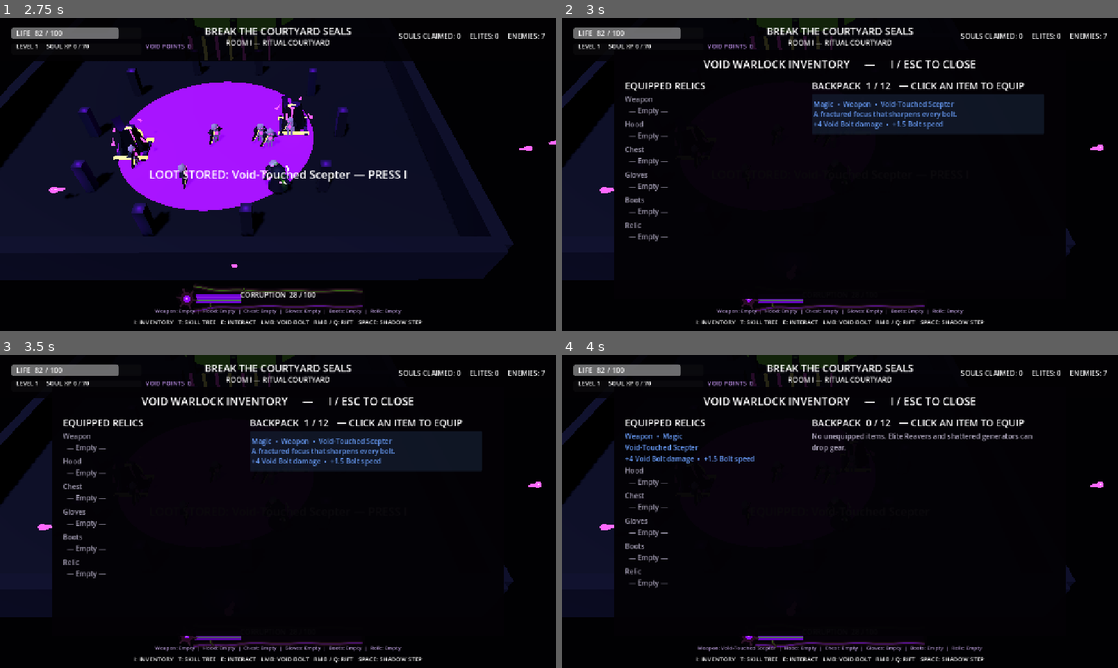
Above: before the commit, frames 1-4 (two rows, left to right).
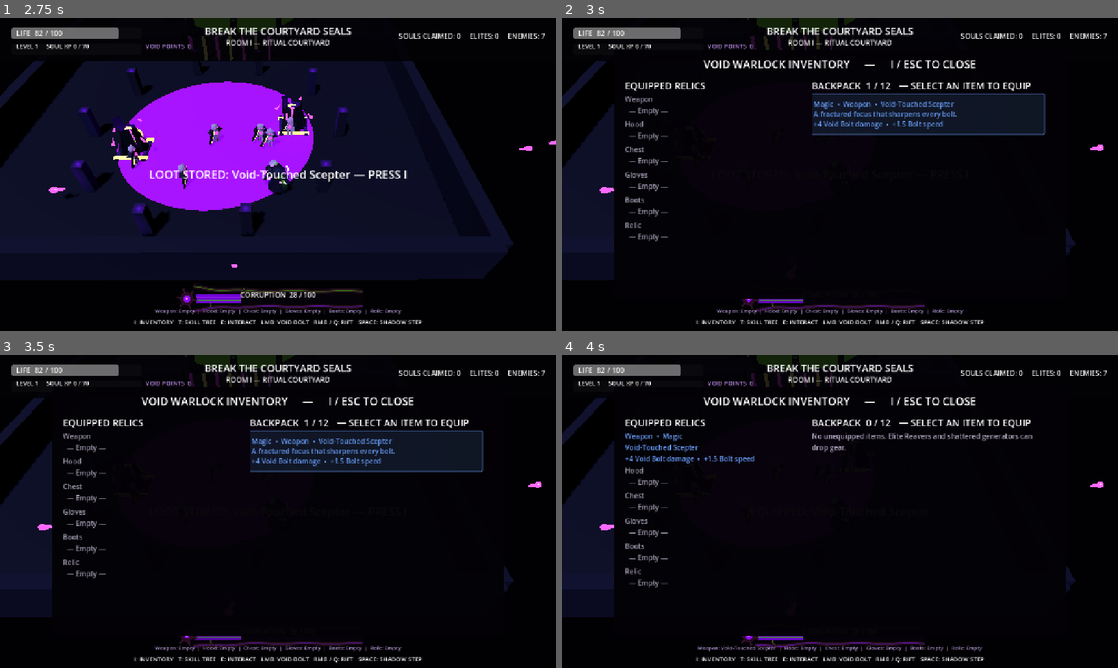
Above: after the commit, the same moments.

Repository: D3MISEarch/ABYSSFALL
Game: Godot game, scene res://main.tscn
Same seed, same stepped clock (60 frames per second), same inputs: the game is played once before the commit and once after it.
Inputs (mouse positions are in pixels of both pictures, inside the frame that each line leads up to):
- Up to frame 1 (2.75 s): click "VOID WARLOCK Master of the Hu…" at 0.5 s; tap Enter (ui_accept) at 1.25, 1.52 s; move the mouse to (400, 158) at 1.27 s; press the mouse at (400, 158) at 1.28 s; hold D (move_right) 1.28-2 s; release the mouse at (400, 158) at 2 s; drag from (166, 190) to (250, 237) at 2.02 s
- Up to frame 2 (3 s): tap I (inventory) at 2.75 s; move the mouse to (895, 105) at 2.77 s; hold D (move_right) from 2.78 s (still down); tap 2 (choose_2) at 2.85 s
- Up to frame 3 (3.5 s): keep holding D (move_right)
- Up to frame 4 (4 s): release D (move_right) at 3.5 s; click "Magic • Weapon • Void-Touched…" at 3.5 s

Frame 1 is identical in both runs. In frame 2, 0.8% of the frame differs, in the area x 45-87%, y 20-38%; in frame 3, 0.8%; in frame 4, 0.3%.

Commit message:
fix: preserve controller focus through inventory refresh

Diff:
--- a/scripts/main.gd
+++ b/scripts/main.gd
@@ -38,6 +38,8 @@
 var inventory_panel: Control
 var inventory_equipment_box: VBoxContainer
 var inventory_backpack_box: VBoxContainer
+var inventory_item_buttons: Array[Button] = []
+var inventory_focus_index := 0
 var skill_panel: Control
 var skill_columns: HBoxContainer
 var level_up_panel: Control
@@ -966,6 +968,7 @@
 	inventory_panel.visible = not inventory_panel.visible
 	if inventory_panel.visible:
 		_refresh_inventory()
+		_focus_inventory_item_deferred()
 	_update_pause_state()
 
 
@@ -1005,6 +1008,10 @@
 		or inventory_backpack_box == null
 	):
 		return
+	var focus_owner := get_viewport().gui_get_focus_owner()
+	if focus_owner is Button and inventory_item_buttons.has(focus_owner):
+		inventory_focus_index = inventory_item_buttons.find(focus_owner)
+	inventory_item_buttons.clear()
 	_clear_container(inventory_equipment_box)
 	_clear_container(inventory_backpack_box)
 	var snapshot: Dictionary = player.get_inventory_snapshot()
@@ -1046,7 +1053,7 @@
 
 	var pack_title := Label.new()
 	pack_title.text = (
-		"BACKPACK  %d / %d   — CLICK AN ITEM TO EQUIP"
+		"BACKPACK  %d / %d   — SELECT AN ITEM TO EQUIP"
 		% [backpack.size(), int(snapshot.get("capacity", 12))]
 	)
 	pack_title.add_theme_font_size_override("font_size", 22)
@@ -1076,13 +1083,36 @@
 				]
 			)
 			button.modulate = _rarity_color(str(item.get("rarity", "Common")))
+			button.focus_mode = Control.FOCUS_ALL
 			button.pressed.connect(_on_inventory_item_pressed.bind(i))
 			inventory_backpack_box.add_child(button)
+			inventory_item_buttons.append(button)
+
+	if is_instance_valid(inventory_panel) and inventory_panel.visible:
+		_focus_inventory_item_deferred()
 
 
 func _on_inventory_item_pressed(index: int) -> void:
+	inventory_focus_index = maxi(0, index)
 	if is_instance_valid(player):
 		player.equip_inventory_index(index)
+
+
+func _focus_inventory_item_deferred() -> void:
+	if inventory_item_buttons.is_empty():
+		return
+	inventory_focus_index = clampi(inventory_focus_index, 0, inventory_item_buttons.size() - 1)
+	call_deferred("_focus_inventory_item", inventory_focus_index)
+
+
+func _focus_inventory_item(index: int) -> void:
+	if not is_instance_valid(inventory_panel) or not inventory_panel.visible:
+		return
+	if index < 0 or index >= inventory_item_buttons.size():
+		return
+	var button := inventory_item_buttons[index]
+	if is_instance_valid(button) and not button.disabled:
+		button.grab_focus()
 
 
 func _refresh_skill_tree() -> void:
--- a/scripts/multiclass_main.gd
+++ b/scripts/multiclass_main.gd
@@ -304,6 +304,7 @@
 	inventory_panel.visible = not inventory_panel.visible
 	if inventory_panel.visible:
 		_refresh_inventory()
+		_focus_inventory_item_deferred()
 	_update_pause_state()
 
 
--- /dev/null
+++ b/tests/playable_inventory_focus_harness.gd
@@ -0,0 +1,6 @@
+extends "res://scripts/main.gd"
+
+
+func _ready() -> void:
+	# Test harness: the inventory UI is assembled explicitly by the regression.
+	pass
--- a/tests/test_playable_inventory_persistence.gd
+++ b/tests/test_playable_inventory_persistence.gd
@@ -6,12 +6,40 @@
 const INVENTORY_BRIDGE_SCRIPT = preload("res://scripts/ui/playable_inventory_bridge.gd")
 const PLAYABLE_ITEM_CATALOG = preload("res://scripts/core/playable_item_catalog.gd")
 const ITEM_PICKUP_SCRIPT = preload("res://scripts/item_pickup.gd")
+const INVENTORY_FOCUS_HARNESS = preload("res://tests/playable_inventory_focus_harness.gd")
 
 class RejectingTarget:
 	extends Node3D
 
 	func try_add_item(_item: Dictionary) -> bool:
 		return false
+
+class InventoryFocusPlayer:
+	extends Node
+
+	signal inventory_changed
+
+	var backpack: Array[Dictionary] = []
+
+	func get_inventory_snapshot() -> Dictionary:
+		return {
+			"equipment": {
+				"Weapon": {},
+				"Hood": {},
+				"Chest": {},
+				"Gloves": {},
+				"Boots": {},
+				"Relic": {},
+			},
+			"backpack": backpack.duplicate(true),
+			"capacity": 12,
+		}
+
+	func equip_inventory_index(index: int) -> void:
+		if index < 0 or index >= backpack.size():
+			return
+		backpack.remove_at(index)
+		inventory_changed.emit()
 
 var failures: Array[String] = []
 
@@ -24,6 +52,7 @@
 	_test_pickup_policy_swap_and_failure_atomicity()
 	_test_both_playable_classes_use_authoritative_inventory()
 	_test_rejected_world_pickup_remains()
+	await _test_controller_focus_survives_inventory_refresh()
 	_test_real_disk_round_trip_preserves_items_and_canary()
 	if failures.is_empty():
 		print("PASS: Player-controlled durable inventory")
@@ -135,6 +164,41 @@
 	target.free()
 
 
+func _test_controller_focus_survives_inventory_refresh() -> void:
+	var harness = INVENTORY_FOCUS_HARNESS.new()
+	root.add_child(harness)
+	var player := InventoryFocusPlayer.new()
+	player.backpack = [
+		PLAYABLE_ITEM_CATALOG.item_data(&"void_scepter"),
+		PLAYABLE_ITEM_CATALOG.item_data(&"bonebound_grimoire"),
+	]
+	harness.add_child(player)
+	harness.player = player
+	harness.inventory_panel = Control.new()
+	harness.add_child(harness.inventory_panel)
+	harness.inventory_equipment_box = VBoxContainer.new()
+	harness.inventory_panel.add_child(harness.inventory_equipment_box)
+	harness.inventory_backpack_box = VBoxContainer.new()
+	harness.inventory_panel.add_child(harness.inventory_backpack_box)
+	harness.equipment_summary_label = Label.new()
+	harness.inventory_panel.add_child(harness.equipment_summary_label)
+	player.inventory_changed.connect(harness._refresh_inventory)
+	harness.inventory_panel.visible = true
+	harness._refresh_inventory()
+	await process_frame
+	await process_frame
+	_expect(harness.inventory_item_buttons.size() == 2, "Controller inventory test should build two focusable item buttons")
+	if harness.inventory_item_buttons.size() == 2:
+		_expect(harness.inventory_item_buttons[0].has_focus(), "Opening inventory should focus the first backpack item for controller input")
+		harness.inventory_item_buttons[0].pressed.emit()
+		await process_frame
+		await process_frame
+		_expect(harness.inventory_item_buttons.size() == 1, "Explicit equip should rebuild the backpack after removing the selected item")
+		if harness.inventory_item_buttons.size() == 1:
+			_expect(harness.inventory_item_buttons[0].has_focus(), "Inventory refresh after equip should preserve a valid controller focus target")
+	harness.free()
+
+
 func _test_real_disk_round_trip_preserves_items_and_canary() -> void:
 	var service := PersistenceService.new()
 	_expect(service.initialize("Playable Inventory Disk Tester"), "Inventory disk test service should initialize")
Not shown, changed: Docs/Standards/TESTING.md
Not shown, removed: tools/apply_issue52_focus.py
